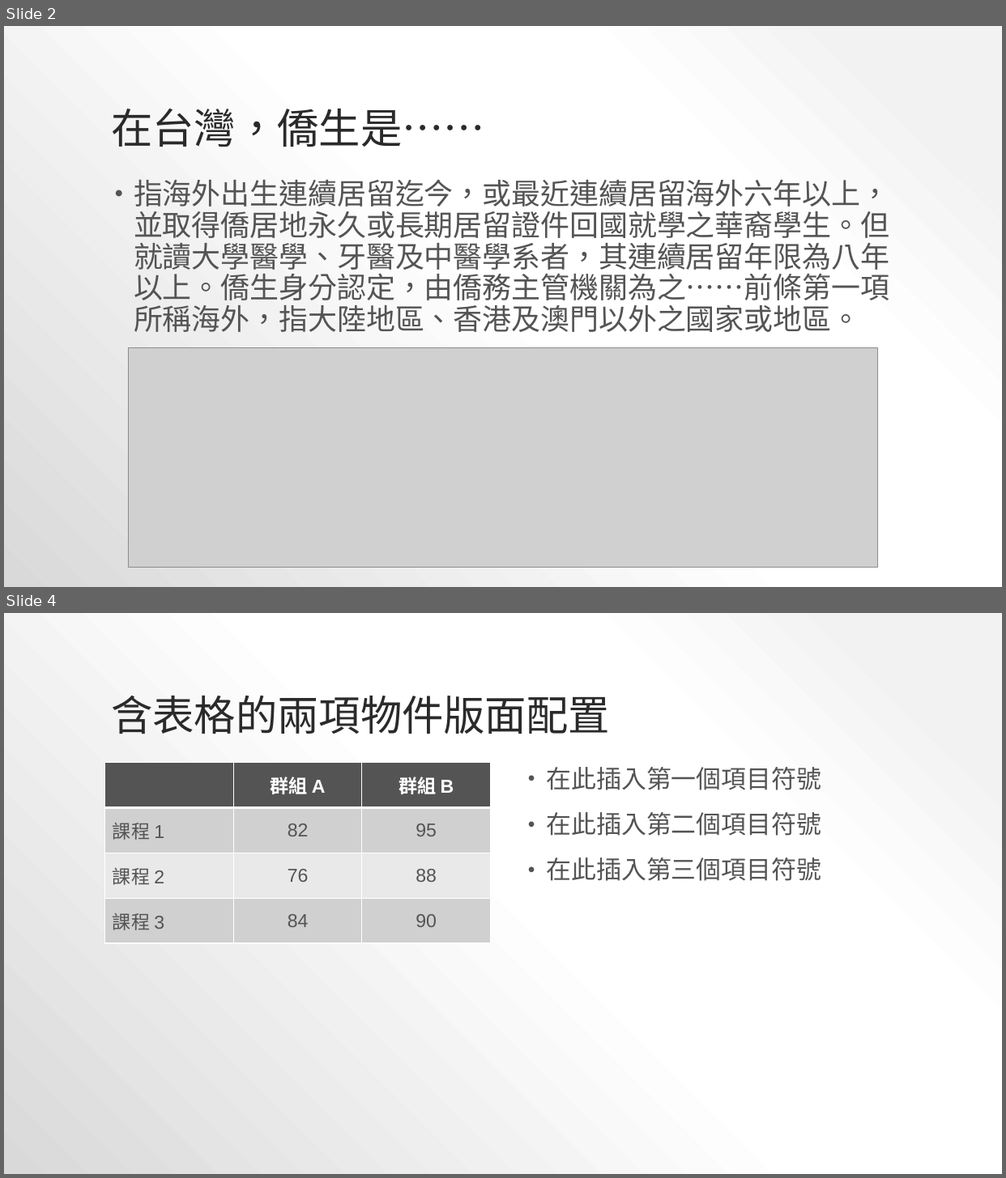
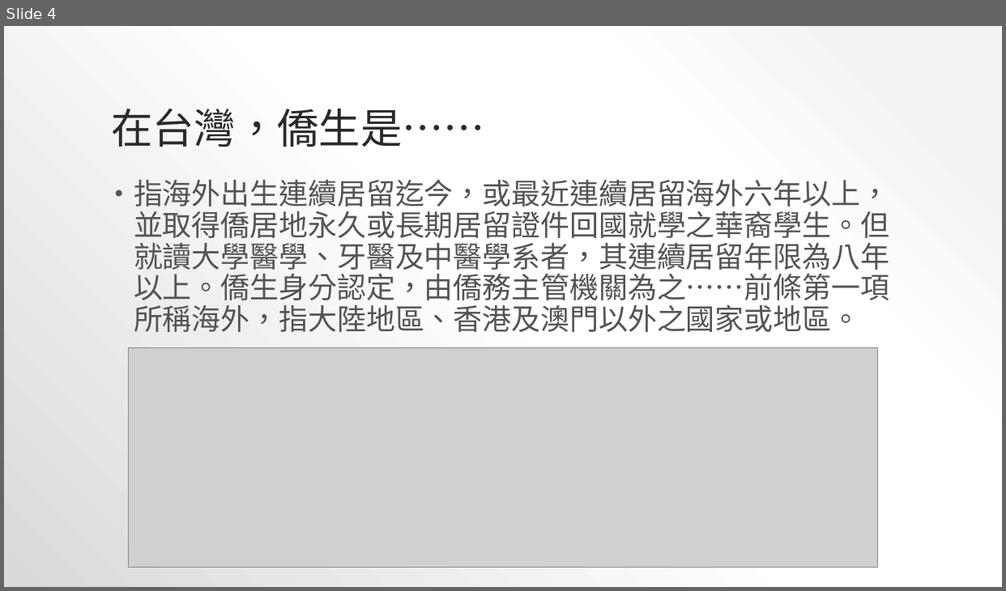
Before and after one commit to YeungSaoIan/CGUIM_BigData_FinalReport-B0344122, a slide deck: FinalReportPPT.pptx. Shown one above the other, each under a label of ours: slides 2 and 4 before the commit, slide 4 after it; the slides between them are not shown. The pictures are 1006x1178 and 1006x591 pixels, drawn with LibreOffice and Linux fonts; fonts in the diff are those of the drawing; grey boxes stand for pictures. Boxes give left, top, right and bottom in pixels: in the first picture for what was removed or moved away, otherwise in the second. Text is boxed around its words. In the diff, an @@ line names an element or a change of style, - is before the commit and + after.

```diff
--- a/FinalReportPPT.pptx
+++ b/FinalReportPPT.pptx
@@ slide 4 removed at <box>4,613,1002,1174</box>, background gradient #F2F2F2 to #FFFFFF to #D9D9D9 @@
@@ title removed at <box>111,696,610,734</box> @@
-含表格的兩項物件版面配置
@@ table removed at <box>105,763,492,944</box>, 4 rows, 3 columns @@
- | 群組 A | 群組 B
-課程 1 | 82 | 95
-課程 2 | 76 | 88
-課程 3 | 84 | 90
@@ text removed at <box>547,767,821,881</box> @@
-• 在此插入第一個項目符號
-• 在此插入第二個項目符號
-• 在此插入第三個項目符號
@@ what was slide 2 is now slide 4 @@
```
Also in this commit, not shown: 13 slides added, 7 other slides removed, 21 other files.
